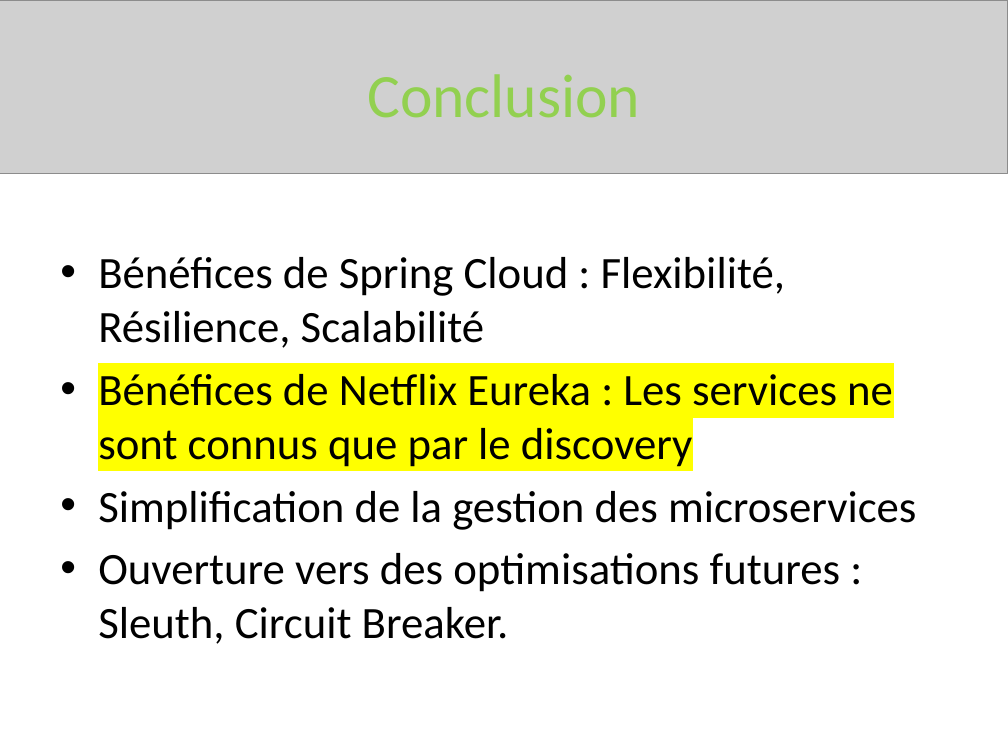
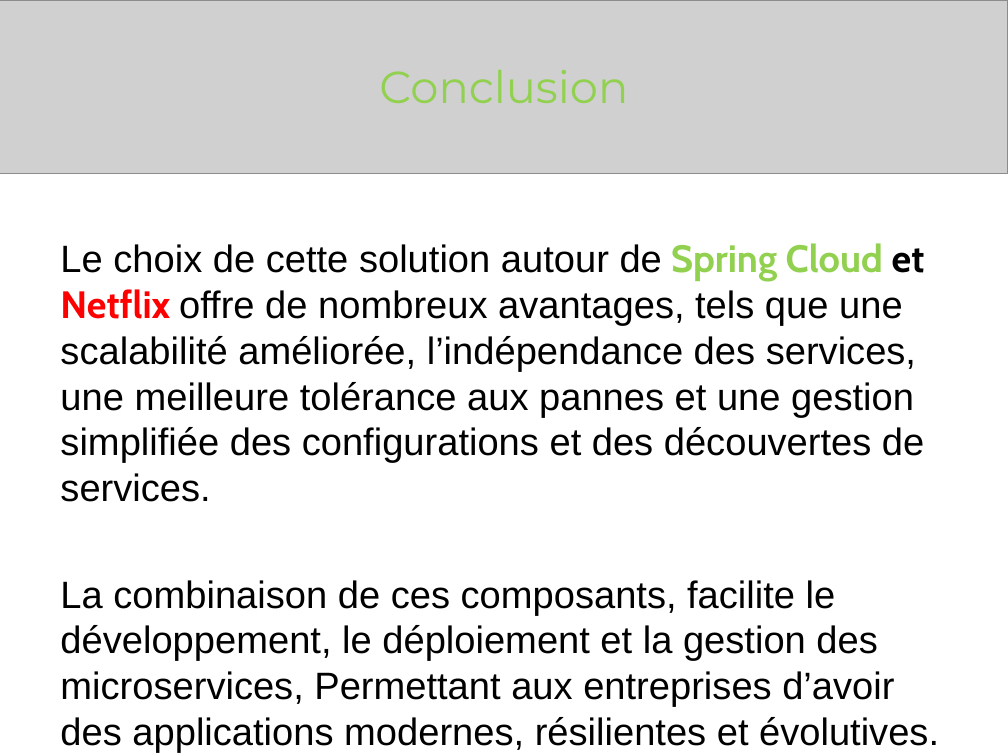
Before and after one commit to Elouaret/spring-cloud, a slide deck: slide 10 of Netflix_au_service_du_printemps.pptx (slide 7 before the commit). Drawn at 1008x756 pixels with LibreOffice and Linux fonts; fonts in the diff are those of the drawing; grey boxes stand for pictures. Boxes give left, top, right and bottom in pixels: in the first picture for what was removed or moved away, otherwise in the second. Text is boxed around its words. In the diff, an @@ line names an element or a change of style, - is before the commit and + after.

```diff
--- a/Netflix_au_service_du_printemps.pptx
+++ b/Netflix_au_service_du_printemps.pptx
@@ text "Conclusion": place and size @@
-text "Conclusion" at (367,74,640,118)
+text "Conclusion" at (379,70,628,103)
@@ text "Conclusion" at (379,70,628,103): size 44 to 32 pt, font Calibri to Montserrat @@
@@ text at (60,243,939,753): text changed; size 32 to 27.2 pt; font Calibri to Arial @@
-• Bénéfices de Spring Cloud : Flexibilité, Résilience, Scalabilité
-• Bénéfices de Netflix Eureka : Les services ne sont connus que par le discovery
-• Simplification de la gestion des microservices
-• Ouverture vers des optimisations futures : Sleuth, Circuit Breaker.
+Le choix de cette solution autour de Spring Cloud et Netflix offre de nombreux avantages, tels que une scalabilité améliorée, l’indépendance des services, une meilleure tolérance aux pannes et une gestion simplifiée des configurations et des découvertes de services.
+La combinaison de ces composants, facilite le développement, le déploiement et la gestion des microservices, Permettant aux entreprises d’avoir des applications modernes, résilientes et évolutives.
```
Also in this commit, not shown: 4 other slides changed, 7 slides added, 4 slides removed, 5 other files.
